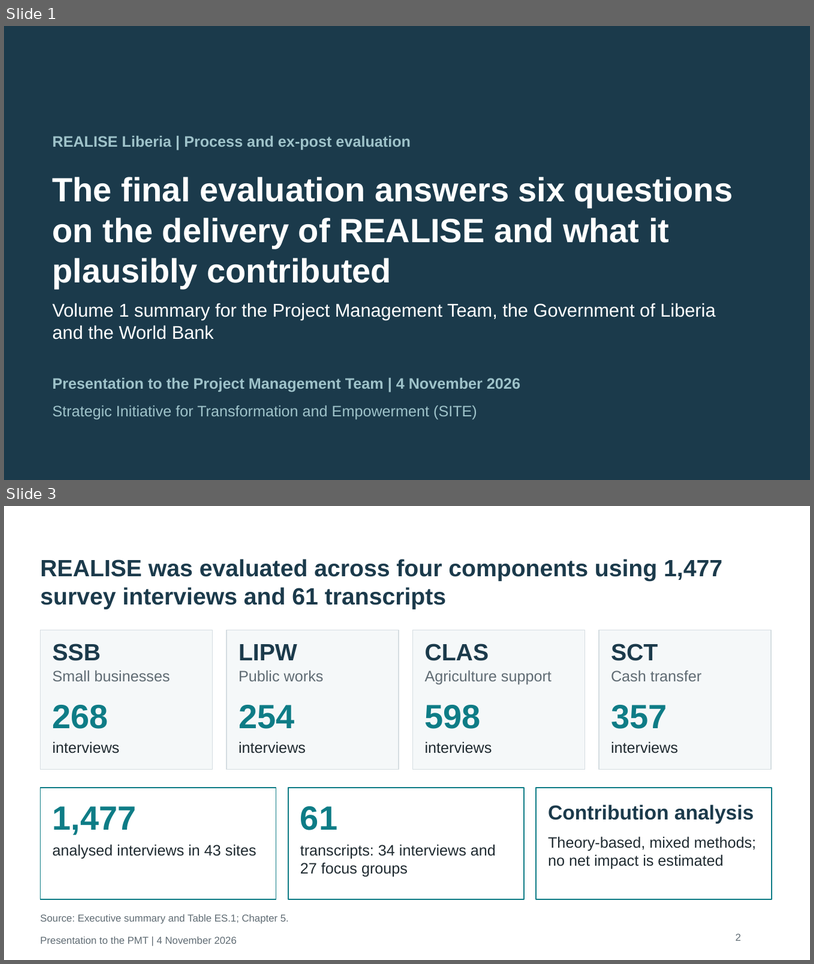
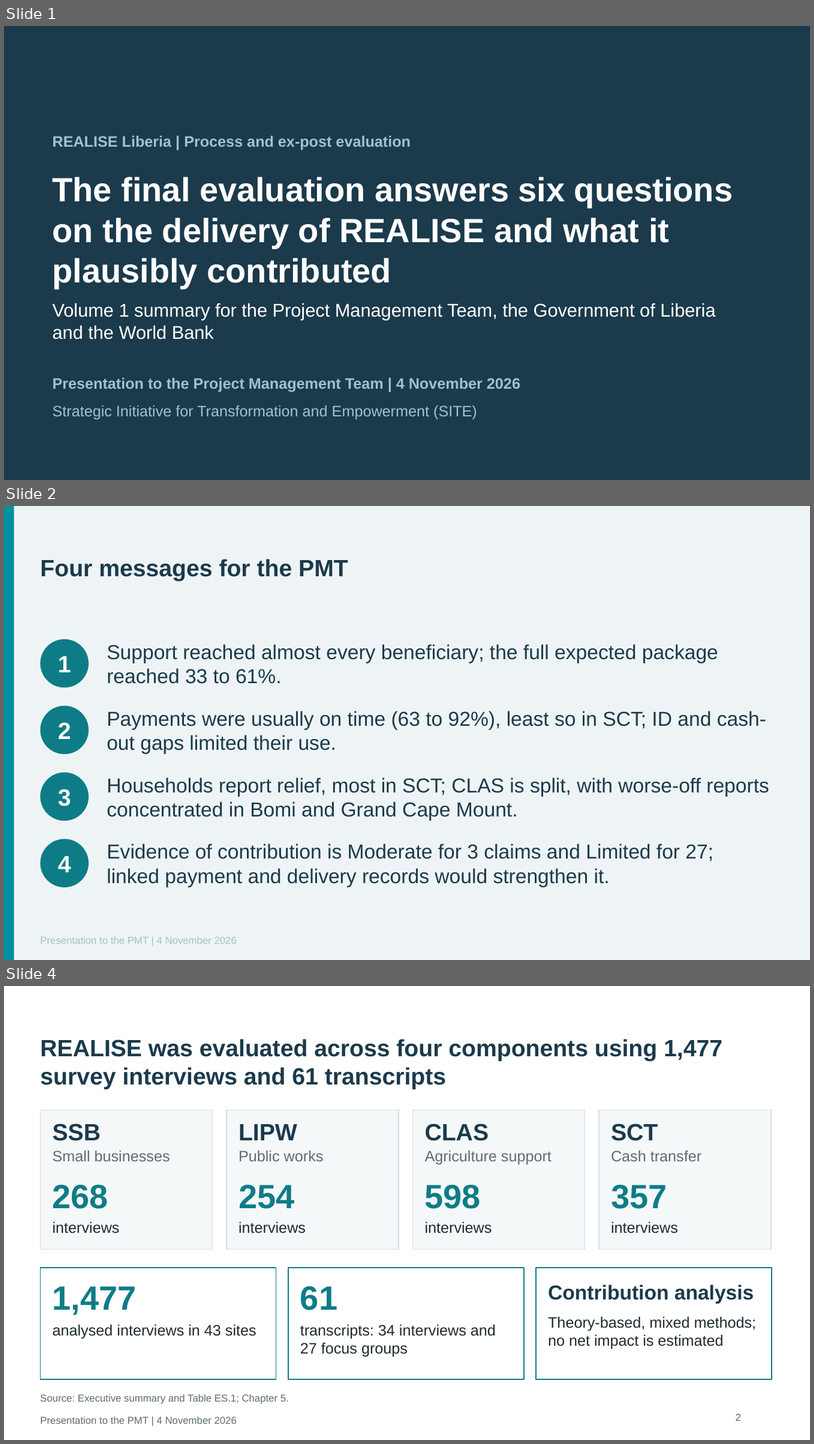
Before and after one commit to kokouekpinda/kokouekpinda, a slide deck: deliverables/REALISE_PMT_Presentation_v5.pptx. Shown one above the other, each under a label of ours: slides 1 and 3 before the commit, slides 1, 2 and 4 after it; the slides between them are not shown. The pictures are 814x964 and 814x1444 pixels, drawn with LibreOffice and Linux fonts; fonts in the diff are those of the drawing. Boxes give left, top, right and bottom in pixels: in the first picture for what was removed or moved away, otherwise in the second. Text is boxed around its words. In the diff, an @@ line names an element or a change of style, - is before the commit and + after.

```diff
--- a/deliverables/REALISE_PMT_Presentation_v5.pptx
+++ b/deliverables/REALISE_PMT_Presentation_v5.pptx
@@ slide 2 added at (4, 506, 810, 960), background #EEF4F5 @@
@@ rectangle added at (4, 506, 14, 960), fill #0090A0 @@
@@ title added at (40, 559, 348, 581), 28 pt, text #1B3A4B, bold @@
+Four messages for the PMT
@@ ellipse added at (40, 639, 89, 687), fill #0E7C86, 28 pt, text #FFFFFF, bold @@
+1
@@ text added at (107, 644, 719, 684), 24 pt, text #1B3A4B @@
+Support reached almost every beneficiary; the full expected package reached 33 to 61%.
@@ ellipse added at (40, 706, 89, 754), fill #0E7C86, 28 pt, text #FFFFFF, bold @@
+2
@@ text added at (107, 711, 767, 754), 24 pt, text #1B3A4B @@
+Payments were usually on time (63 to 92%), least so in SCT; ID and cash-out gaps limited their use.
@@ ellipse added at (40, 772, 89, 820), fill #0E7C86, 28 pt, text #FFFFFF, bold @@
+3
@@ text added at (107, 777, 770, 820), 24 pt, text #1B3A4B @@
+Households report relief, most in SCT; CLAS is split, with worse-off reports concentrated in Bomi and Grand Cape Mount.
@@ ellipse added at (40, 839, 89, 887), fill #0E7C86, 28 pt, text #FFFFFF, bold @@
+4
@@ text added at (107, 843, 714, 887), 24 pt, text #1B3A4B @@
+Evidence of contribution is Moderate for 3 claims and Limited for 27; linked payment and delivery records would strengthen it.
@@ text added at (40, 936, 237, 943), 12 pt, text #9FC3CA @@
+Presentation to the PMT | 4 November 2026
@@ what was slide 3 is now slide 4 @@
```
Also in this commit, not shown: 8 slides changed, 10 other slides added, 3 slides removed, 7 other files.
